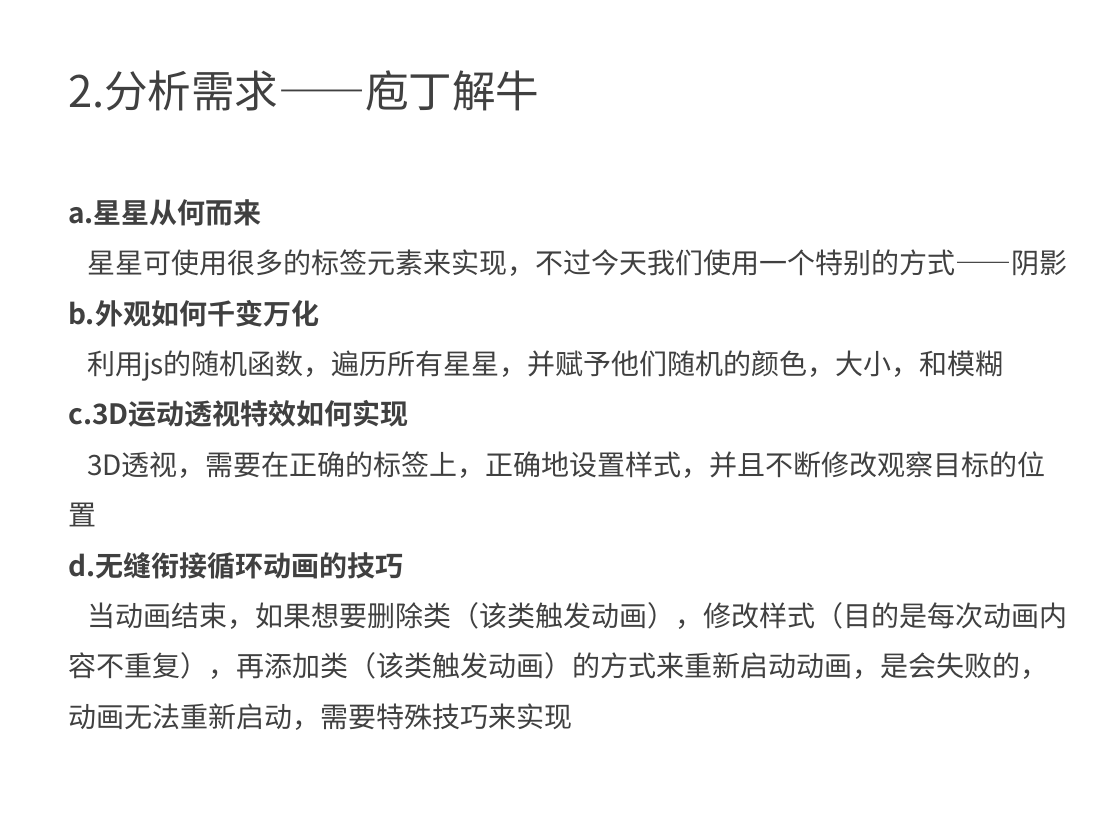
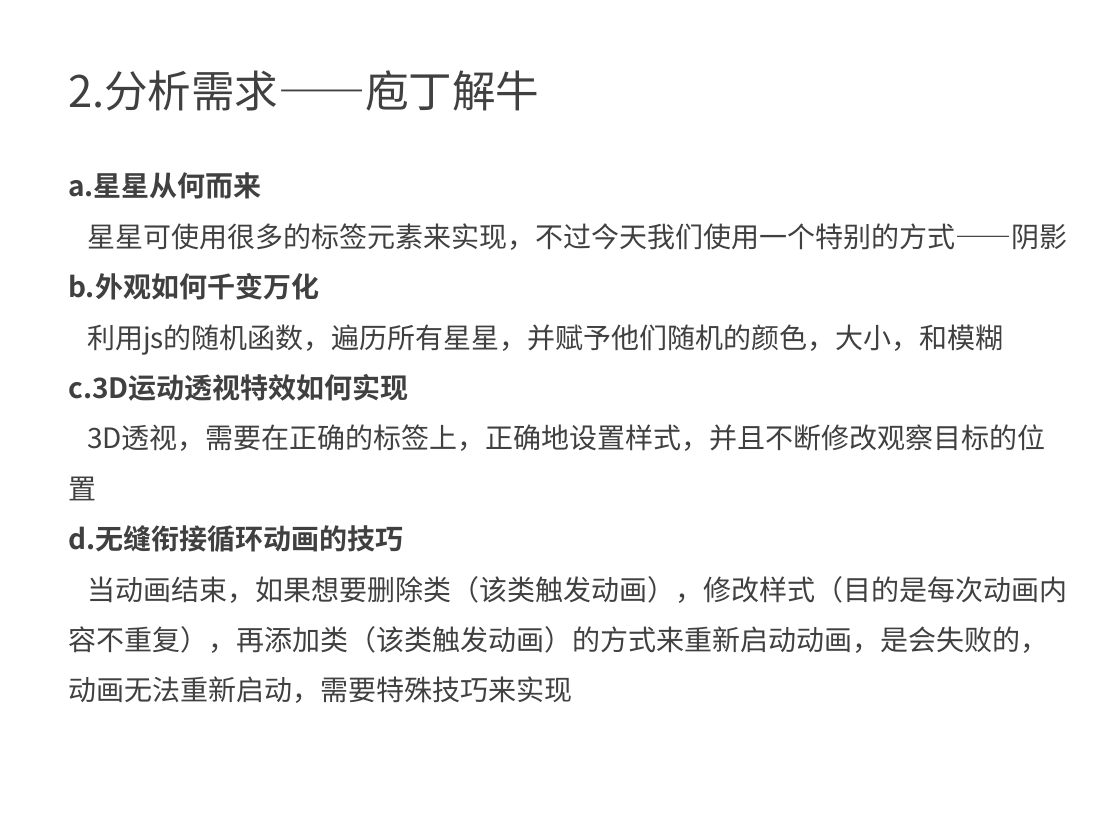
Before and after one commit to kong66/webAni, a slide deck: slide 3 of 4-stars/stars.pptx. Drawn at 1120x840 pixels with LibreOffice and Linux fonts; fonts in the diff are those of the drawing. Boxes give left, top, right and bottom in pixels: in the first picture for what was removed or moved away, otherwise in the second. Text is boxed around its words. In the diff, an @@ line names an element or a change of style, - is before the commit and + after.

```diff
--- a/4-stars/stars.pptx
+++ b/4-stars/stars.pptx
@@ text "a.星星从何而来": place and size @@
-text "a.星星从何而来" at [68,199,1067,730]
+text "a.星星从何而来" at [68,172,1067,703]
```
Also in this commit, not shown: 5 other slides changed, 13 slides added, 12 slides removed, 2 other files.
